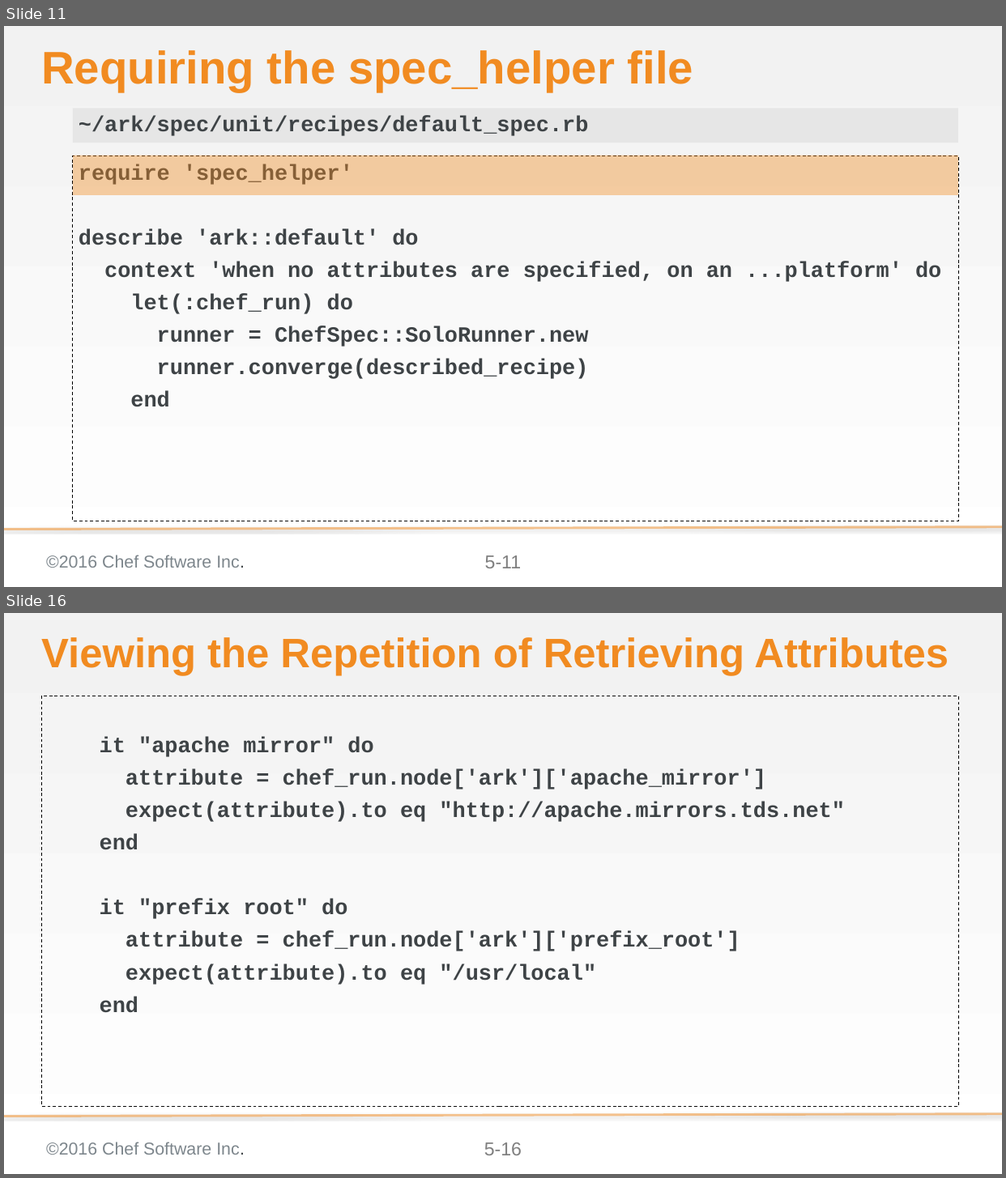
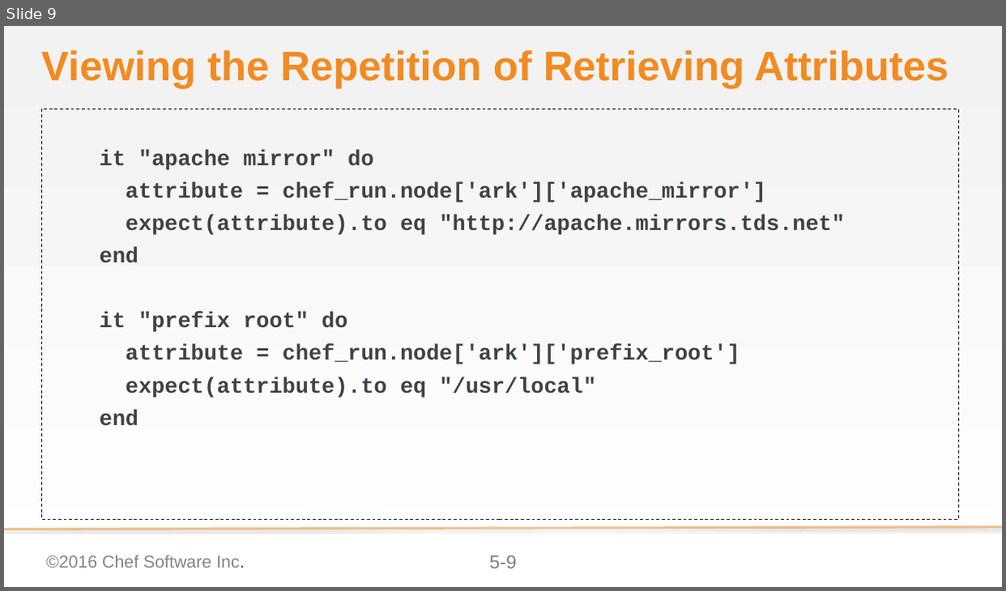
Before and after one commit to chef-training/elegant_tests, a slide deck: 05-def_method.pptx. Shown one above the other, each under a label of ours: slides 11 and 16 before the commit, slide 9 after it; the slides between them are not shown. The pictures are 1006x1178 and 1006x591 pixels, drawn with LibreOffice and Linux fonts; fonts in the diff are those of the drawing; background and template pictures are left out. Boxes give left, top, right and bottom in pixels: in the first picture for what was removed or moved away, otherwise in the second. Text is boxed around its words. In the diff, an @@ line names an element or a change of style, - is before the commit and + after.

```diff
--- a/05-def_method.pptx
+++ b/05-def_method.pptx
@@ slide 11 removed at (4,26,1002,587), background gradient #F2F2F2 to #FFFFFF; not listed: 3 template elements that a slide beside it also shows @@
@@ title removed at (41,50,693,92) @@
-Requiring the spec_helper file
@@ text removed at (73,108,958,143) @@
-~/ark/spec/unit/recipes/default_spec.rb
@@ text removed at (73,156,958,521) @@
-require 'spec_helper'
-describe 'ark::default' do
-context 'when no attributes are specified, on an ...platform' do
-let(:chef_run) do
-runner = ChefSpec::SoloRunner.new
-runner.converge(described_recipe)
-end
@@ rectangle removed at (73,156,958,195) @@
@@ what was slide 16 is now slide 9 @@
@@ page number at (489,556,516,569): text changed @@
-5-16
+5-9
```
Also in this commit, not shown: 1 slide added, 7 other slides removed.
